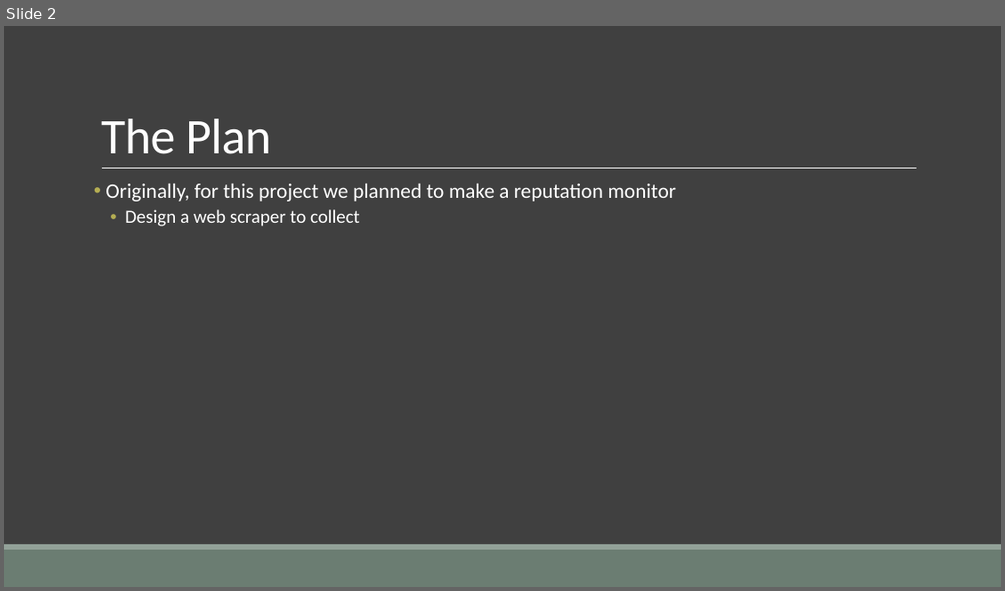
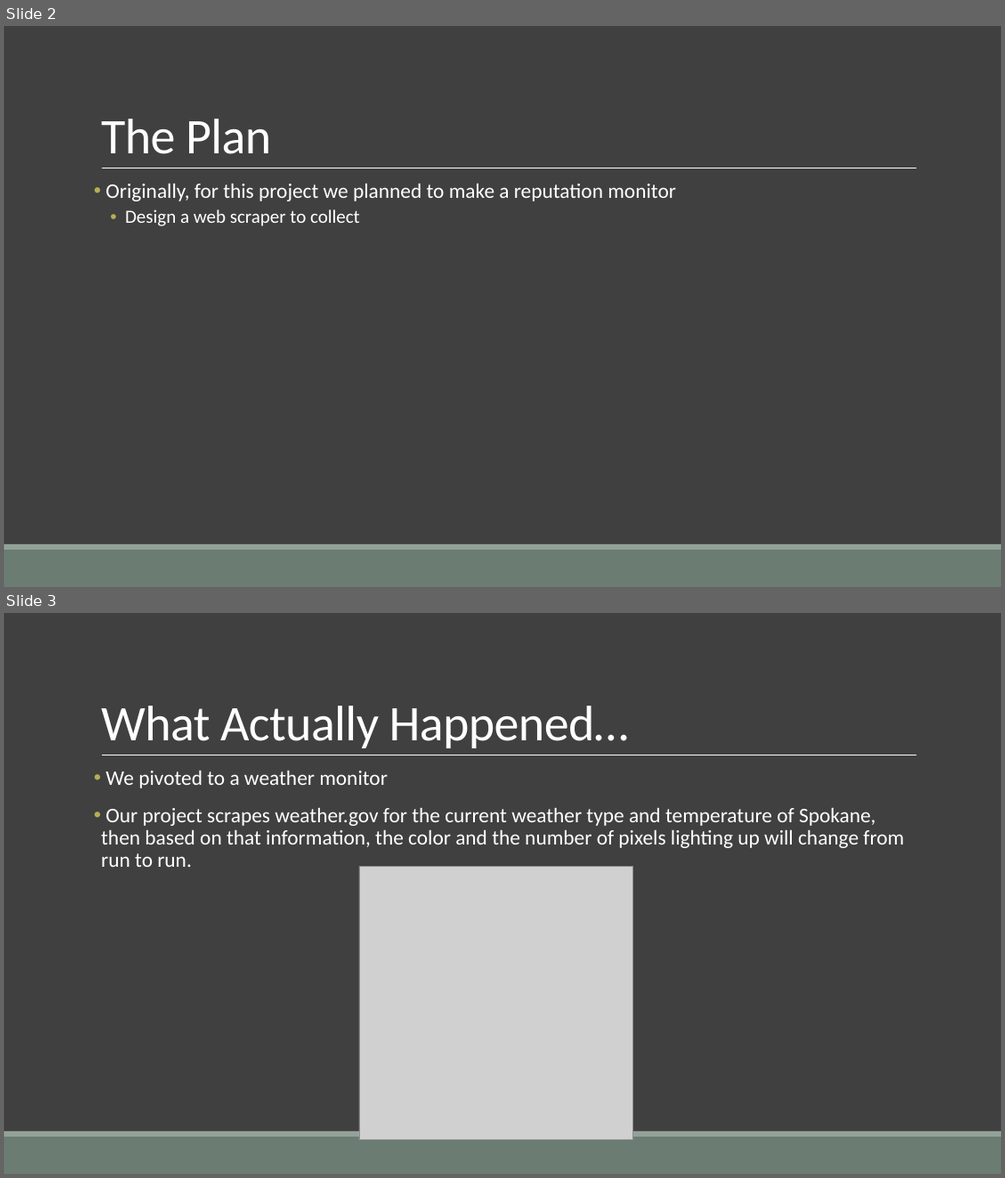
Before and after one commit to wesost/ASM-Final-Project, a slide deck: documentation/Presentation.pptx. Shown one above the other, each under a label of ours: slide 2 before the commit, slides 2 and 3 after it. The pictures are 1005x591 and 1005x1178 pixels, drawn with LibreOffice and Linux fonts; fonts in the diff are those of the drawing; grey boxes stand for pictures. Boxes give left, top, right and bottom in pixels: in the first picture for what was removed or moved away, otherwise in the second. Text is boxed around its words. In the diff, an @@ line names an element or a change of style, - is before the commit and + after.

```diff
--- a/documentation/Presentation.pptx
+++ b/documentation/Presentation.pptx
@@ slide 3 added at (4, 613, 1001, 1174), background #404040; not listed: 3 template elements that a slide beside it also shows @@
@@ title added at (101, 706, 629, 748), 48 pt, text #FFFFFF @@
+What Actually Happened…
@@ text added at (101, 771, 904, 867), 20 pt, text #FFFFFF @@
+• We pivoted to a weather monitor
+• Our project scrapes weather.gov for the current weather type and temperature of Spokane, then based on that information, the color and the number of pixels lighting up will change from run to run.
@@ picture added at (359, 866, 633, 1140) @@
```
Also in this commit, not shown: 4 other slides added, 4 slides removed.
